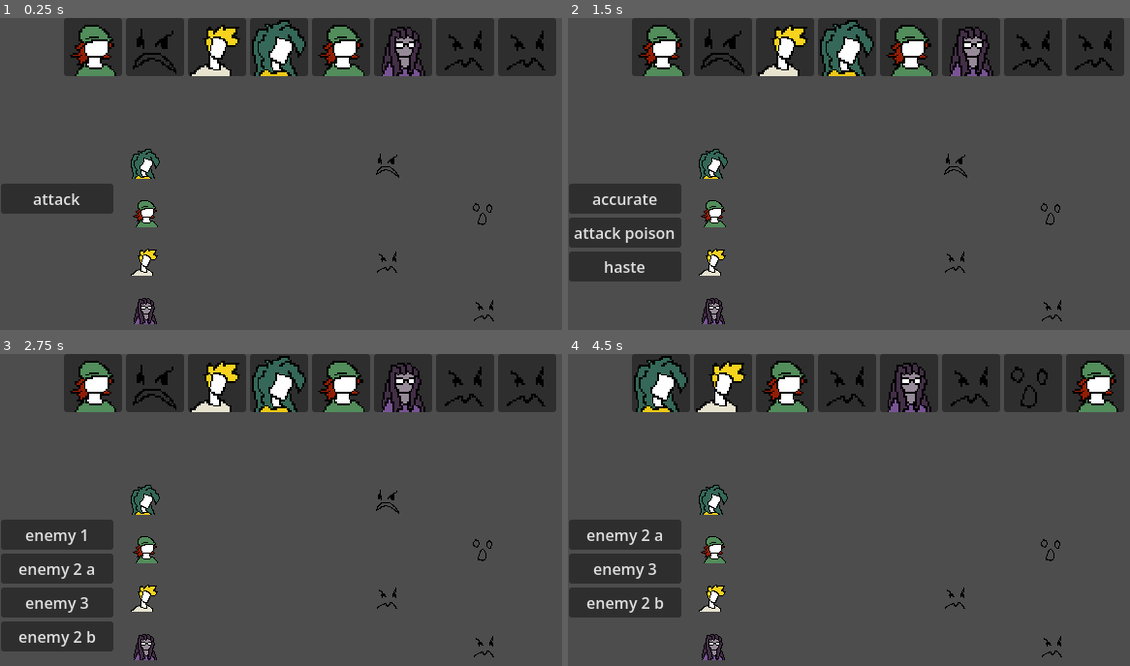
Above: before the commit, frames 1-4 (two rows, left to right).
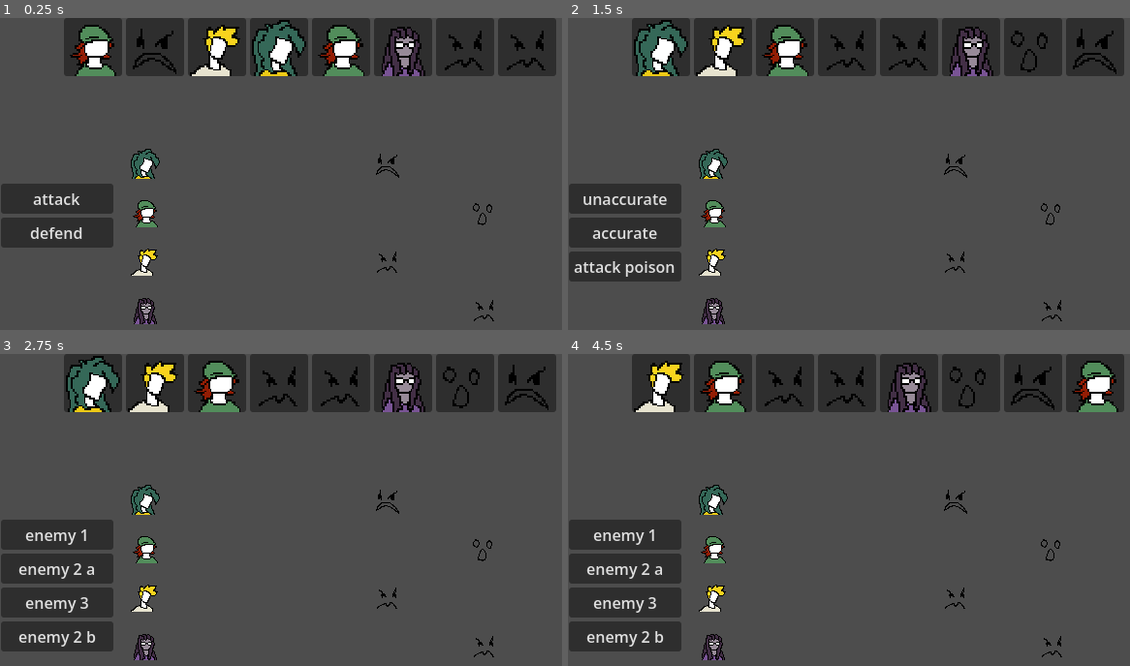
Above: after the commit, the same moments.

Repository: Octologue/godot-test-project
Game: Godot game, scene res://battle_logic/scenes/battle_scene.tscn
Same seed, same stepped clock (60 frames per second), same inputs: the game is played once before the commit and once after it.
Inputs (mouse positions are in pixels of both pictures, inside the frame that each line leads up to):
- Up to frame 1 (0.25 s): no input
- Up to frame 2 (1.5 s): click (624, 233) at 0.5 s, where only the run after the commit has a clickable "defend"; click "attack" at 1.25 s
- Up to frame 3 (2.75 s): click "accurate" at 2 s
- Up to frame 4 (4.5 s): click "enemy 1" at 2.75 s; click "attack" at 3.5 s; click (624, 534) at 4.25 s, where only the run before the commit has a clickable "unaccurate"

The runs differ from the first frame. In frame 1, 1.9% of the frame differs, in the area x 0-21%, y 63-74%; in frame 2, 6.6%, in the area x 1-98%, y 0-83%; in frame 3, 5.6%; in frame 4, 6.3%.

Commit message:
different move ranges added

Diff:
--- a/battle_logic/battle_system.gd
+++ b/battle_logic/battle_system.gd
@@ -18,6 +18,7 @@
 @onready var timeline_UI = $UI/Timeline
 @onready var options = $UI/Options
 @onready var attack_button = $UI/Options/Attack
+@onready var defend_button = $UI/Options/Defend
 @onready var enemy_selection = $UI/EnemySelection
 @onready var ally_selection = $UI/AllySelection
 @onready var move_selection = $UI/MoveSelection
@@ -77,7 +78,7 @@
 	EventBus.selected_move.connect(move_button_pressed)
 	EventBus.speed_changed.connect(sort_and_display)
 	attack_button.pressed.connect(show_move_selection)
-
+	defend_button.pressed.connect(defend)
 	change_state(BattleState.START)
 
 func start():
@@ -110,6 +111,7 @@
 func character_button_pressed(target_selected):
 	targets.append(target_selected)
 	enemy_selection.hide()
+	ally_selection.hide()
 
 	change_state(BattleState.ACT)
 
@@ -152,7 +154,7 @@
 
 func resolve():
 	print("fin du combat")
-	await get_tree().create_timer(2.0).timeout
+	await get_tree().create_timer(10.0).timeout
 	get_tree().quit()
 
 #region INIT
@@ -268,6 +270,11 @@
 
 func update_hp_bar():
 	return
+
+func defend():
+	options.hide()
+	pop_out()
+	change_state(BattleState.NEXT_TURN)
 
 func show_move_selection():
 	for child in move_selection.get_children():
@@ -285,9 +292,33 @@
 	match move_used.move_range:
 		move_used.Ranges.SELF:
 			print("SELF")
+			targets.append(actor)
+			change_state(BattleState.ACT)
 		move_used.Ranges.ENEMY:
 			print("ENEMY")
-	enemy_selection.show()
+			enemy_selection.show()
+		move_used.Ranges.ENEMIES:
+			print("ENEMIES")
+			for e in enemy_list:
+				targets.append(e)
+			change_state(BattleState.ACT)
+		move_used.Ranges.ALLY:
+			print("ALLY")
+			ally_selection.show()
+		move_used.Ranges.ALLIES:
+			print("ALLIES")
+			for a in player_list:
+				targets.append(a)
+			change_state(BattleState.ACT)
+		move_used.Ranges.R_ENEMY:
+			print("R ENEMY")
+			targets.append(enemy_list.pick_random())
+			change_state(BattleState.ACT)
+		move_used.Ranges.ALL:
+			for c in player_list+enemy_list:
+				targets.append(c)
+			change_state(BattleState.ACT)
+
 	move_selection.hide()
 
 func duplicate_title_fix():
--- a/battle_logic/classes/Move.gd
+++ b/battle_logic/classes/Move.gd
@@ -12,4 +12,4 @@
 @export_range(0,1) var proc : float
 @export var effect : Effect
 @export var move_range : Ranges
-enum Ranges {SELF, ENEMY, ALLY, ENEMIES, ALLIES}
+enum Ranges {SELF, ENEMY, ALLY, ENEMIES, ALLIES,R_ENEMY,ALL}
--- a/battle_logic/data/characters/player2.tres
+++ b/battle_logic/data/characters/player2.tres
@@ -13,7 +13,7 @@
 sprite = ExtResource("4_tarlx")
 is_player = true
 HP = 80
-SP = 60
+SP = 1000
 MATK = 90
 RATK = 20
 MDEF = 40
--- a/battle_logic/data/characters/player4.tres
+++ b/battle_logic/data/characters/player4.tres
@@ -3,6 +3,7 @@
 [ext_resource type="Script" uid="uid://dwkthqmibmlio" path="res://battle_logic/classes/Move.gd" id="1_dctap"]
 [ext_resource type="Script" uid="uid://daasw55bdrk7d" path="res://battle_logic/classes/Character.gd" id="1_grr0u"]
 [ext_resource type="Resource" uid="uid://bf6iis5ysvasj" path="res://battle_logic/data/moves/unaccurate.tres" id="2_h5oh0"]
+[ext_resource type="Resource" uid="uid://cy1700oi5gg43" path="res://battle_logic/data/moves/explosion.tres" id="3_gdai0"]
 [ext_resource type="Texture2D" uid="uid://dbhghm50vsjj7" path="res://battle_logic/sprites/New Piskel (6).png" id="4_h5oh0"]
 
 [resource]
@@ -17,5 +18,5 @@
 MDEF = 80
 RDEF = 80
 SPE = 30
-moveset = Array[ExtResource("1_dctap")]([ExtResource("2_h5oh0")])
+moveset = Array[ExtResource("1_dctap")]([ExtResource("2_h5oh0"), ExtResource("3_gdai0")])
 metadata/_custom_type_script = "uid://daasw55bdrk7d"
--- a/battle_logic/data/effects/haste.tres
+++ b/battle_logic/data/effects/haste.tres
@@ -5,8 +5,8 @@
 [resource]
 script = ExtResource("1_74d2h")
 stat = 4
-power = 2.0
+power = 1.5
 title = "haste"
-duration = 3
+duration = 10
 cumulable = true
 metadata/_custom_type_script = "uid://b8eml4by4idlq"
--- /dev/null
+++ b/battle_logic/data/moves/explosion.tres
@@ -0,0 +1,13 @@
+[gd_resource type="Resource" script_class="Move" format=3 uid="uid://cy1700oi5gg43"]
+
+[ext_resource type="Script" uid="uid://dwkthqmibmlio" path="res://battle_logic/classes/Move.gd" id="1_n3x3c"]
+
+[resource]
+script = ExtResource("1_n3x3c")
+title = "EXPLOSION"
+sp_cost = 100
+acc = 0.8
+category = 1
+power = 500
+move_range = 6
+metadata/_custom_type_script = "uid://dwkthqmibmlio"
--- a/battle_logic/data/moves/haste_status.tres
+++ b/battle_logic/data/moves/haste_status.tres
@@ -11,4 +11,5 @@
 category = 3
 proc = 1.0
 effect = ExtResource("1_3c56t")
+move_range = 4
 metadata/_custom_type_script = "uid://dwkthqmibmlio"
--- a/battle_logic/scenes/battle_scene.tscn
+++ b/battle_logic/scenes/battle_scene.tscn
@@ -117,6 +117,7 @@
 stretch_mode = 5
 
 [node name="Options" type="VBoxContainer" parent="UI" unique_id=1987080037]
+visible = false
 anchors_preset = -1
 anchor_top = 0.997
 anchor_bottom = 0.997
@@ -132,6 +133,10 @@
 [node name="Attack" type="Button" parent="UI/Options" unique_id=866774532]
 layout_mode = 2
 text = "attack"
+
+[node name="Defend" type="Button" parent="UI/Options" unique_id=54243489]
+layout_mode = 2
+text = "defend"
 
 [node name="MoveSelection" type="VBoxContainer" parent="UI" unique_id=1566199477]
 visible = false
Not shown: 1 places in battle_logic/data/characters/player2.tres that only renumber resources
